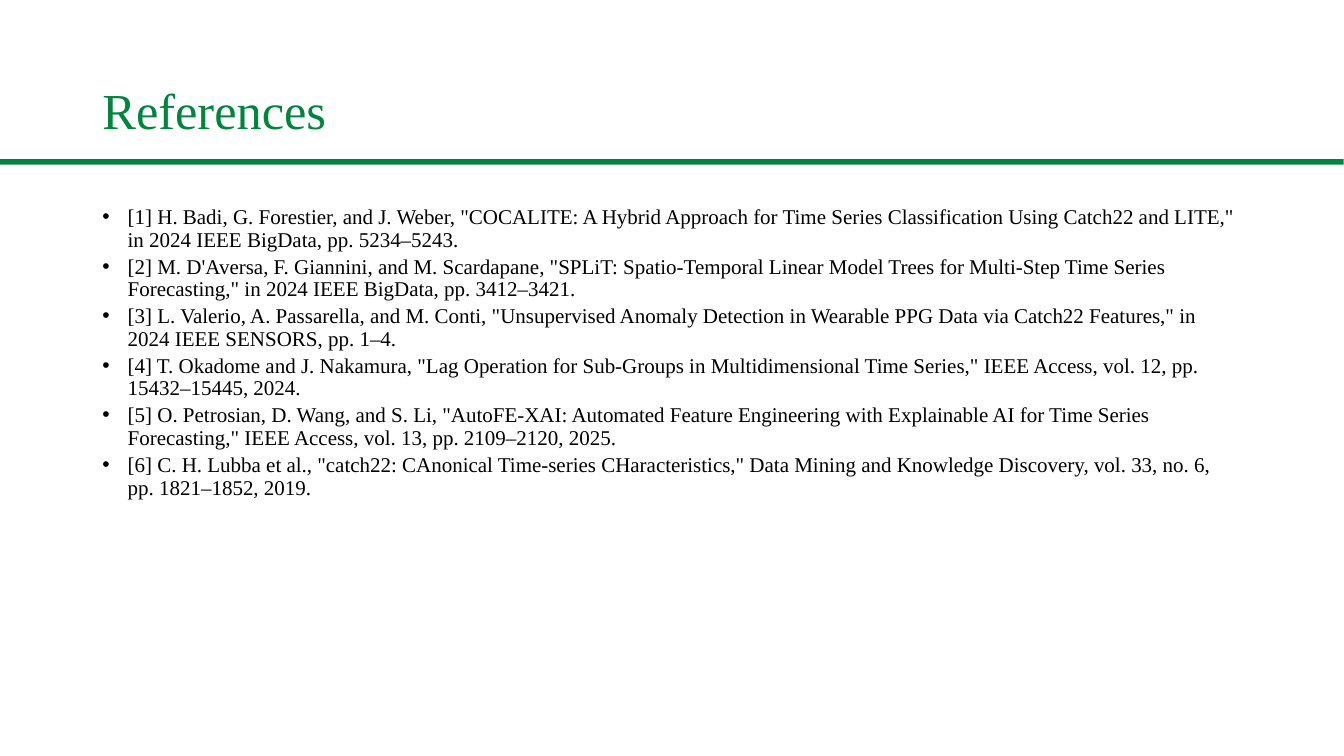
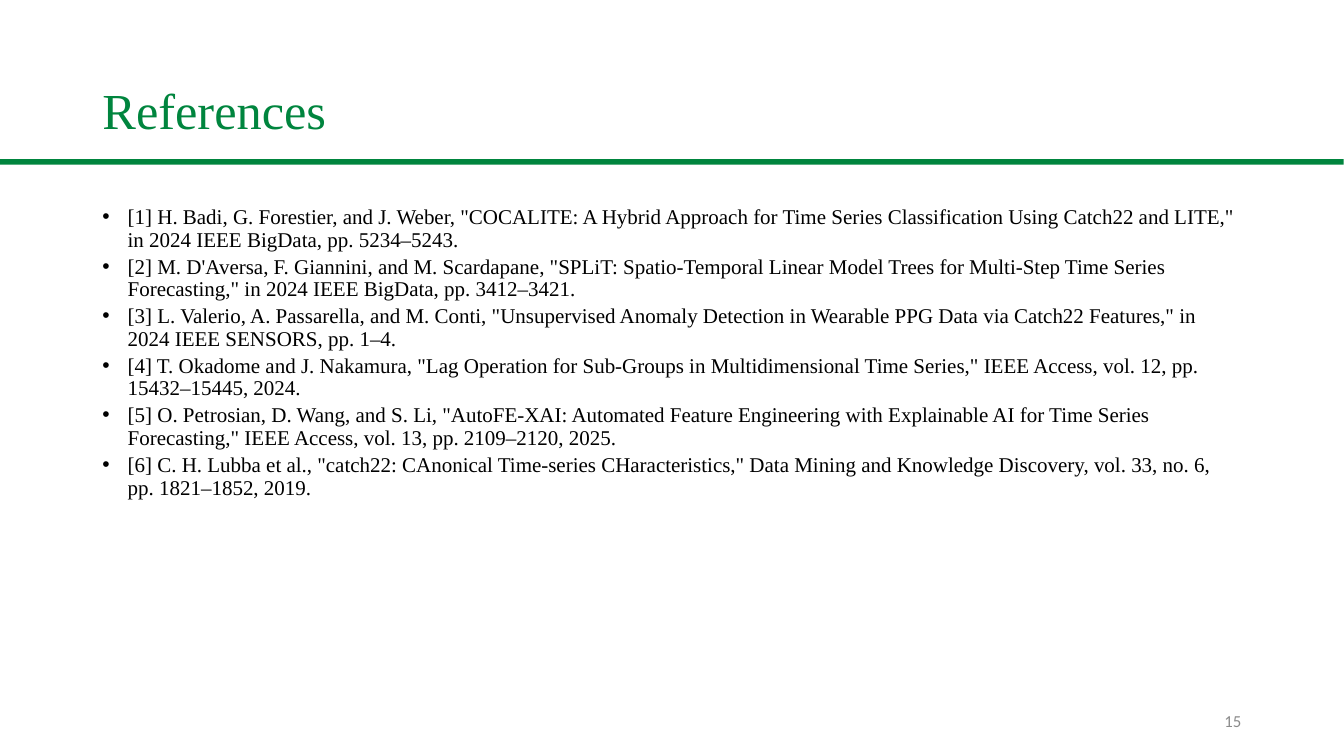
Before and after one commit to Ash-projects-personal/CSCE5222-Group18-FeatureEngineering, a slide deck: slide 15 of slides/Group18_UNT_Presentation.pptx. Drawn at 1344x756 pixels with LibreOffice and Linux fonts; fonts in the diff are those of the drawing; background and template pictures are left out. Boxes give left, top, right and bottom in pixels: in the first picture for what was removed or moved away, otherwise in the second. Text is boxed around its words. In the diff, an @@ line names an element or a change of style, - is before the commit and + after.

```diff
--- a/slides/Group18_UNT_Presentation.pptx
+++ b/slides/Group18_UNT_Presentation.pptx
@@ page number added at <box>1224,716,1241,727</box>, 12 pt, text #8C8C8C @@
+15
```
Also in this commit, not shown: 7 other slides changed, 1 slide added, 1 slide removed, 1 other file.
